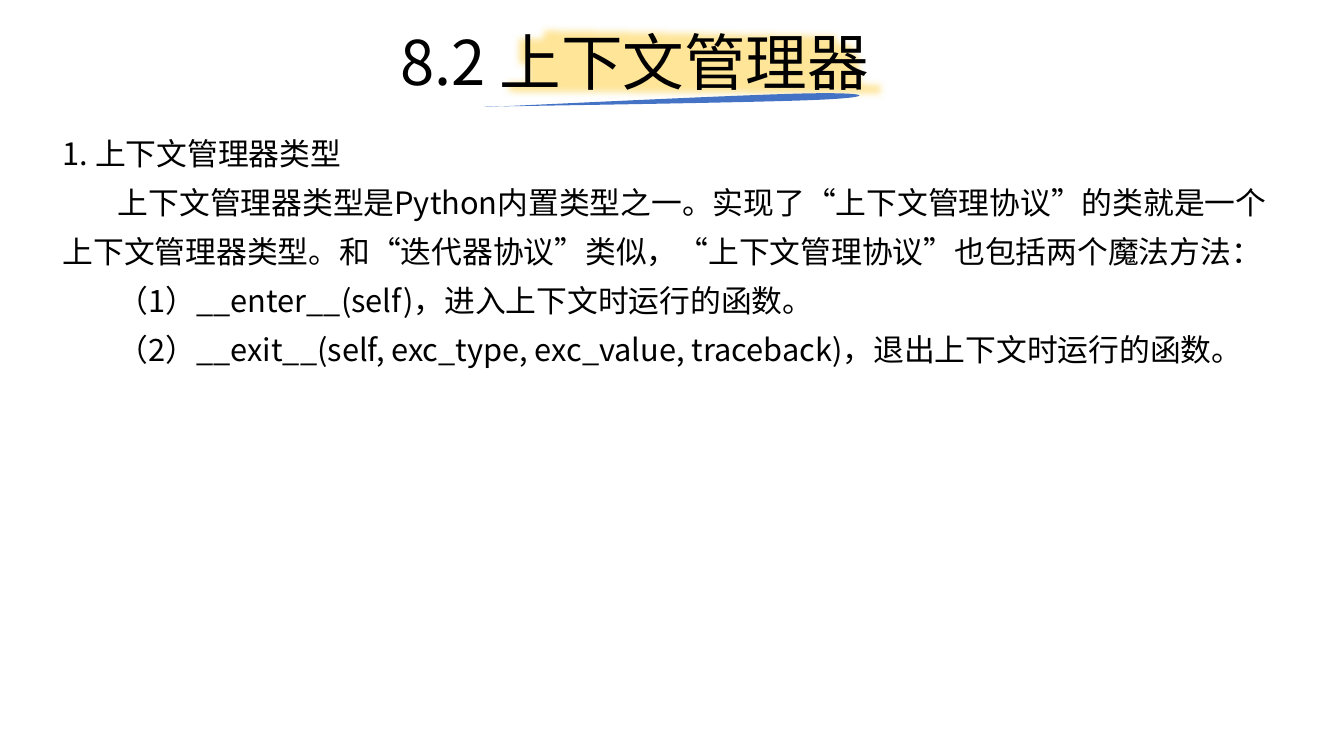
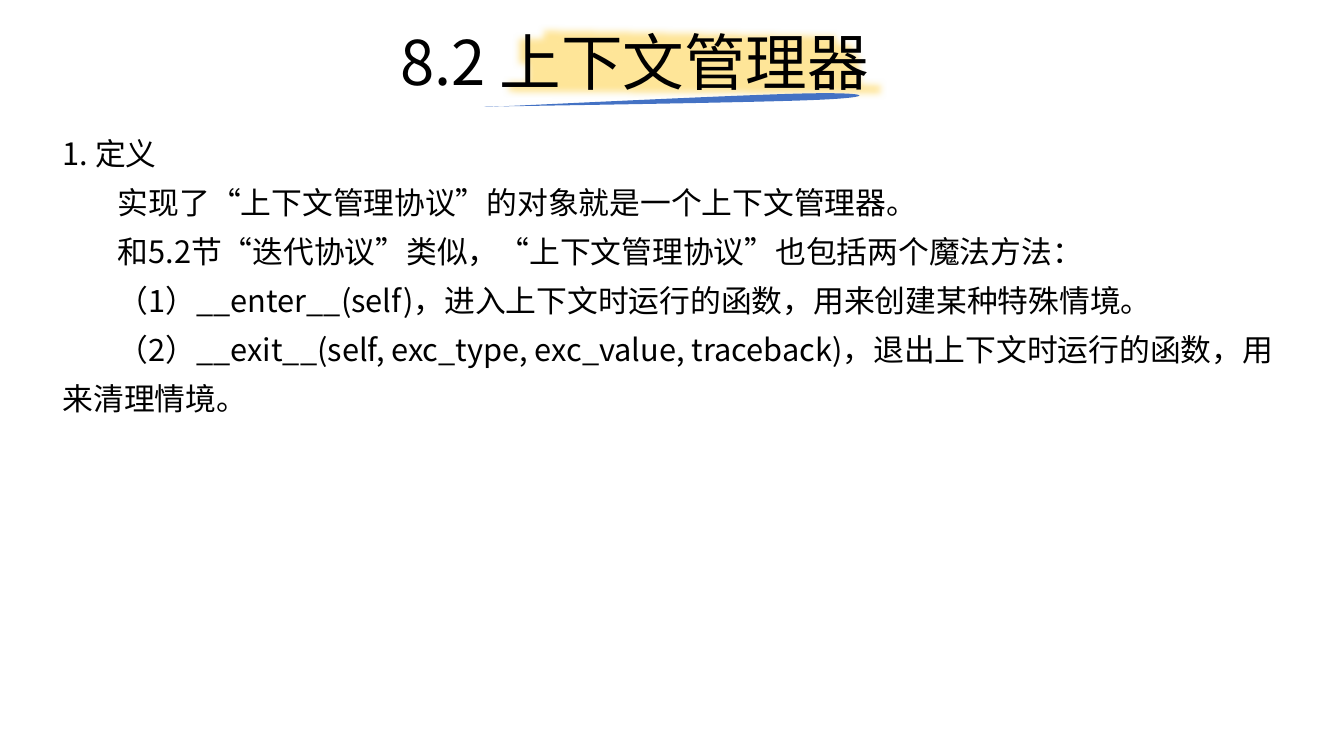
Before and after one commit to yiwenliu/CorePython, a slide deck: slide 64 of PPT/CorePython.pptx. Drawn at 1344x756 pixels with LibreOffice and Linux fonts; fonts in the diff are those of the drawing. Boxes give left, top, right and bottom in pixels: in the first picture for what was removed or moved away, otherwise in the second. Text is boxed around its words. In the diff, an @@ line names an element or a change of style, - is before the commit and + after.

```diff
--- a/PPT/CorePython.pptx
+++ b/PPT/CorePython.pptx
@@ text at (63,139,1273,413): text changed @@
-1. 上下文管理器类型
-上下文管理器类型是Python内置类型之一。实现了“上下文管理协议”的类就是一个上下文管理器类型。和“迭代器协议”类似，“上下文管理协议”也包括两个魔法方法：
-（1）__enter__(self)，进入上下文时运行的函数。
-（2）__exit__(self, exc_type, exc_value, traceback)，退出上下文时运行的函数。
+1. 定义
+实现了“上下文管理协议”的对象就是一个上下文管理器。
+和5.2节“迭代协议”类似，“上下文管理协议”也包括两个魔法方法：
+（1）__enter__(self)，进入上下文时运行的函数，用来创建某种特殊情境。
+（2）__exit__(self, exc_type, exc_value, traceback)，退出上下文时运行的函数，用来清理情境。
```
Also in this commit, not shown: 5 other slides changed, 3 slides added, 3 other files.
